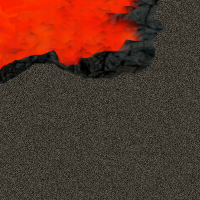
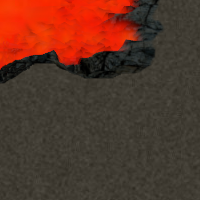
Layer changes from the first 200px x 200px image to the second:
painted on "Pasted Layer" over [0, 0, 51, 35]
painted on "New Layer" over [0, 0, 200, 200]
